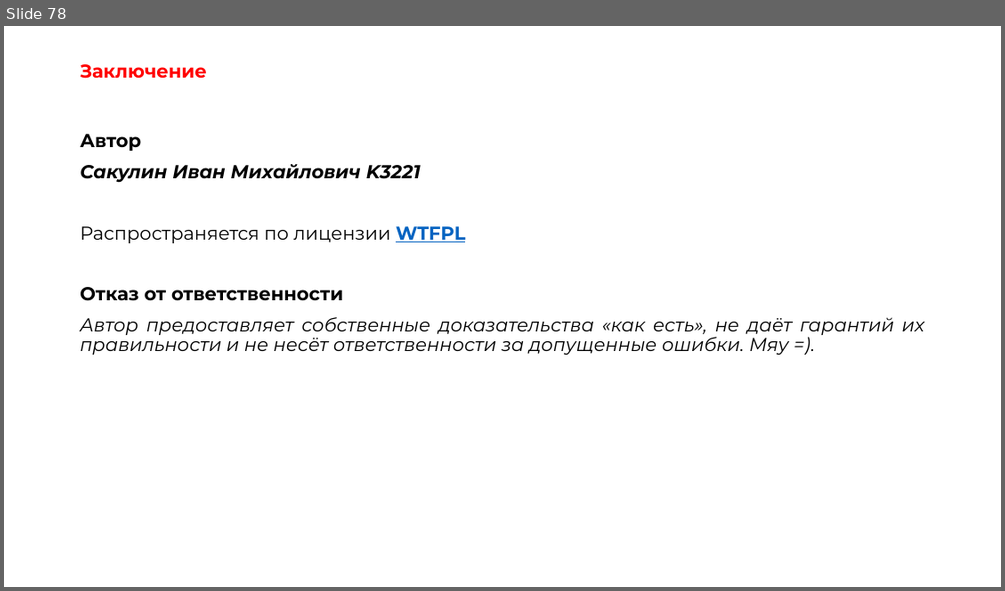
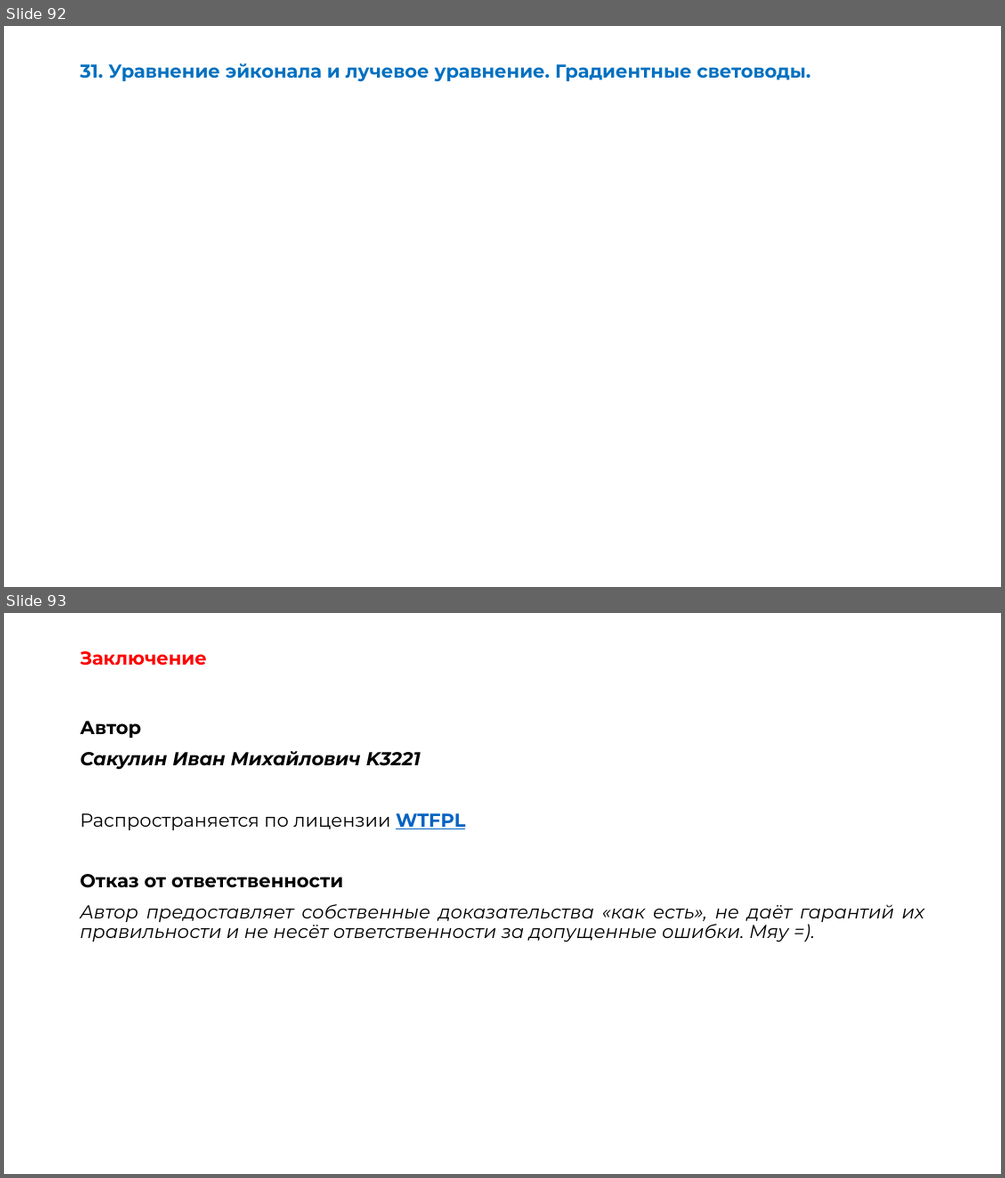
Before and after one commit to OneTwoZzzPlus/ITMO.STUDY, a slide deck: 2-3_PHYSICS/exam-EMP.pptx. Shown one above the other, each under a label of ours: slide 78 before the commit, slides 92 and 93 after it. The pictures are 1005x591 and 1005x1178 pixels, drawn with LibreOffice and Linux fonts; fonts in the diff are those of the drawing; grey boxes stand for pictures. Boxes give left, top, right and bottom in pixels: in the first picture for what was removed or moved away, otherwise in the second. Text is boxed around its words. In the diff, an @@ line names an element or a change of style, - is before the commit and + after.

```diff
--- a/2-3_PHYSICS/exam-EMP.pptx
+++ b/2-3_PHYSICS/exam-EMP.pptx
@@ slide 92 added at [4, 26, 1001, 587], background #FFFFFF @@
@@ title added at [80, 63, 810, 82], 18 pt, text #0070C0, bold @@
+31. Уравнение эйконала и лучевое уравнение. Градиентные световоды.
@@ what was slide 78 is now slide 93 @@
```
Also in this commit, not shown: 1 slide changed, 14 other slides added, 5 other files.
